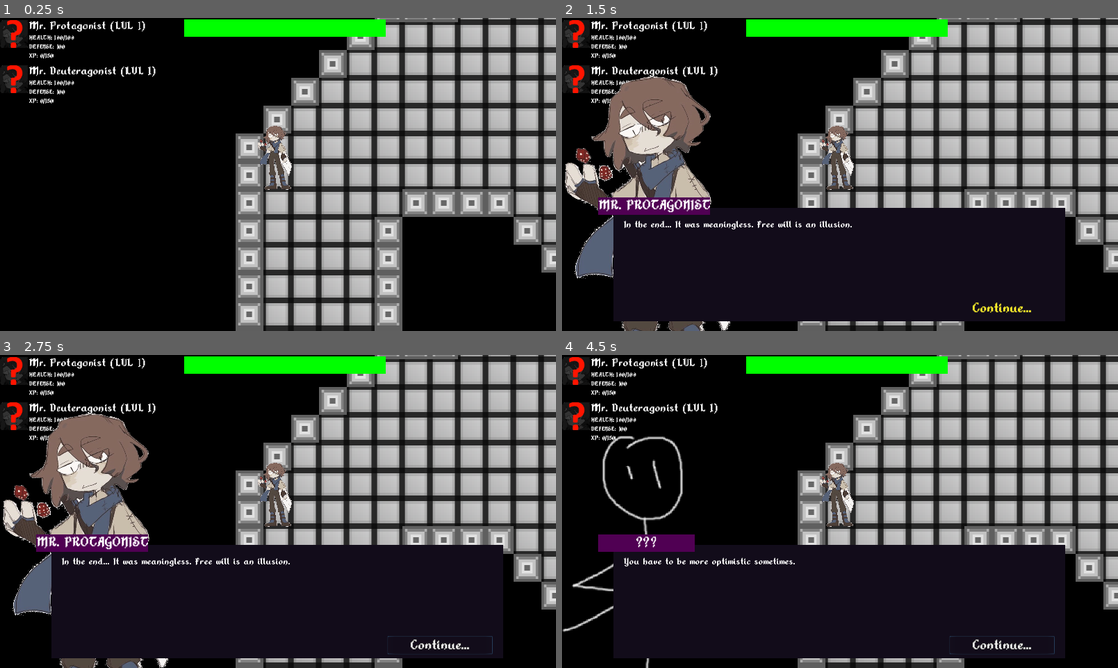
Above: before the commit, frames 1-4 (two rows, left to right).
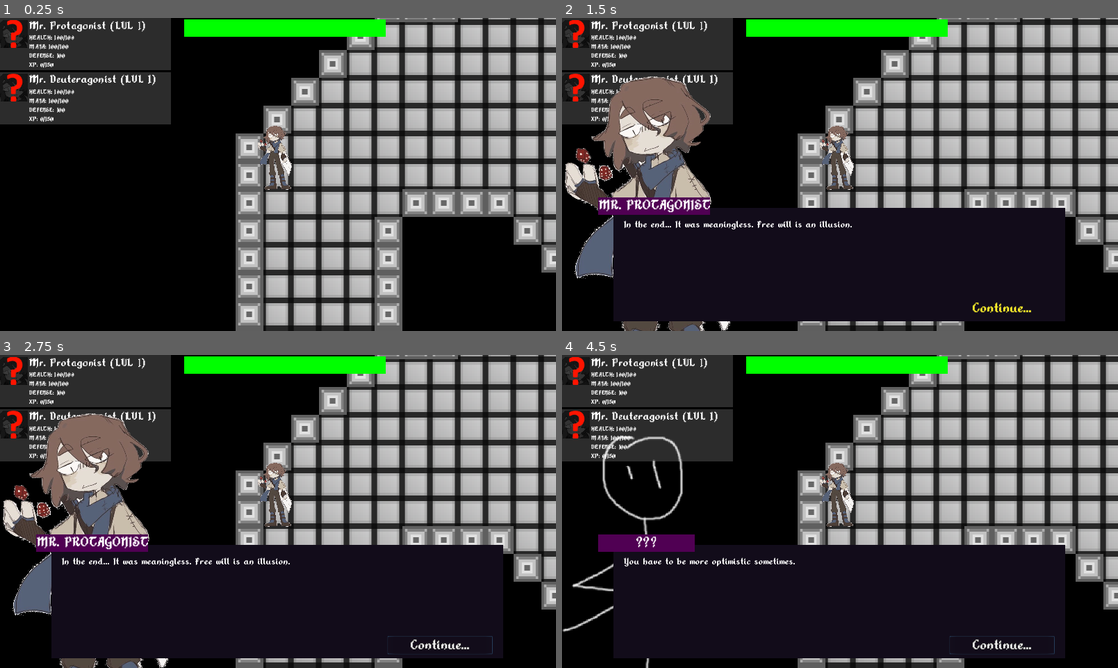
Above: after the commit, the same moments.

Repository: Xpost2000/G.G.D.C.-Team-Project
Game: Godot game, scene res://main_scene/MainGameScreen.tscn
The game is run twice, just before and just after one commit, with the same random seed, the same clock (stepped at 60 frames per second) and the same inputs.
Inputs (mouse positions are in pixels of both pictures, inside the frame that each line leads up to):
- Up to frame 1 (0.25 s): no input
- Up to frame 2 (1.5 s): tap Enter (game_interact_action) at 0.5, 0.6 s; move the mouse to (962, 158) at 0.52 s; hold Right (ui_right) 0.53-1.25 s; click (962, 158) at 0.67 s; click "Yep, for reals!" at 1.25 s
- Up to frame 3 (2.75 s): click "Continue..." at 2 s
- Up to frame 4 (4.5 s): click "Continue..." at 2.75 s; tap Space at 3.5 s; drag from (728, 527) to (840, 511) at 3.52 s; tap Enter (game_interact_action) at 4.25, 4.35 s; move the mouse to (895, 442) at 4.27 s; hold Right (ui_right) from 4.28 s (still down)

The runs differ from the first frame. In frame 1, 9.3% of the frame differs, in the area x 0-31%, y 0-34%; in frame 2, 7.1%; in frame 3, 7.1%; in frame 4, 9.2%.

Commit message:
reading mana stats now

Diff:
--- a/scratchboard/BattleScene.gd
+++ b/scratchboard/BattleScene.gd
@@ -10,6 +10,7 @@
 var party_on_the_right;
 
 const PartyMember = preload("res://game/PartyMember.gd");
+onready var party_member_card_prefab = preload("res://ui/PartyMemberCard.tscn");
 
 func _ready():
 	# stupid filler test data
--- a/ui/PartyMemberCard.gd
+++ b/ui/PartyMemberCard.gd
@@ -3,6 +3,7 @@
 onready var member_portrait = $CardLayout/Portrait;
 onready var member_name = $CardLayout/MemberInfo/MemberName;
 onready var member_stats_health_label = $CardLayout/MemberInfo/MemberStats/Health;
+onready var member_stats_mana_label = $CardLayout/MemberInfo/MemberStats/Mana;
 onready var member_stats_defense_label = $CardLayout/MemberInfo/MemberStats/Defense;
 onready var member_stats_experience_label = $CardLayout/MemberInfo/MemberStats/Experience;
 
@@ -16,5 +17,6 @@
 		member_name.text = reference_to_party_member.name + " (LVL " + str(reference_to_party_member.level) + ")";
 		member_portrait.texture = reference_to_party_member.party_icon;
 		member_stats_health_label.text = "HEALTH: " + str(reference_to_party_member.health) + "/" + str(reference_to_party_member.max_health);
+		member_stats_mana_label.text = "MANA: " + str(reference_to_party_member.mana_points) + "/" + str(reference_to_party_member.max_mana_points);
 		member_stats_defense_label.text = "DEFENSE: " + str(reference_to_party_member.defense);
 		member_stats_experience_label.text = "XP: " + str(reference_to_party_member.experience) + "/" + str(reference_to_party_member.experience_to_next);
--- a/ui/PartyMemberCard.tscn
+++ b/ui/PartyMemberCard.tscn
@@ -15,10 +15,10 @@
 default_font = SubResource( 2 )
 
 [node name="MemberCard" type="ColorRect"]
-margin_right = 303.0
-margin_bottom = 100.0
-rect_min_size = Vector2( 285, 100 )
-color = Color( 0, 0, 0, 1 )
+margin_right = 311.0
+margin_bottom = 120.0
+rect_min_size = Vector2( 285, 120 )
+color = Color( 0.176471, 0.176471, 0.176471, 1 )
 script = ExtResource( 3 )
 __meta__ = {
 "_edit_use_anchors_": false
@@ -27,14 +27,14 @@
 [node name="CardLayout" type="HBoxContainer" parent="."]
 margin_top = 4.0
 margin_right = 392.0
-margin_bottom = 132.0
+margin_bottom = 138.0
 __meta__ = {
 "_edit_use_anchors_": false
 }
 
 [node name="Portrait" type="TextureRect" parent="CardLayout"]
 margin_right = 64.0
-margin_bottom = 128.0
+margin_bottom = 134.0
 texture = ExtResource( 1 )
 stretch_mode = 3
 __meta__ = {
@@ -44,7 +44,7 @@
 [node name="MemberInfo" type="VBoxContainer" parent="CardLayout"]
 margin_left = 68.0
 margin_right = 286.0
-margin_bottom = 128.0
+margin_bottom = 134.0
 __meta__ = {
 "_edit_use_anchors_": false
 }
@@ -61,7 +61,7 @@
 [node name="MemberStats" type="VBoxContainer" parent="CardLayout/MemberInfo"]
 margin_top = 35.0
 margin_right = 218.0
-margin_bottom = 91.0
+margin_bottom = 111.0
 theme = SubResource( 3 )
 __meta__ = {
 "_edit_use_anchors_": false
@@ -72,14 +72,20 @@
 margin_bottom = 16.0
 text = "HEALTH: 100/100"
 
-[node name="Defense" type="Label" parent="CardLayout/MemberInfo/MemberStats"]
+[node name="Mana" type="Label" parent="CardLayout/MemberInfo/MemberStats"]
 margin_top = 20.0
 margin_right = 218.0
 margin_bottom = 36.0
+text = "MANA: 100/100"
+
+[node name="Defense" type="Label" parent="CardLayout/MemberInfo/MemberStats"]
+margin_top = 40.0
+margin_right = 218.0
+margin_bottom = 56.0
 text = "DEFENSE: 100/100"
 
 [node name="Experience" type="Label" parent="CardLayout/MemberInfo/MemberStats"]
-margin_top = 40.0
+margin_top = 60.0
 margin_right = 218.0
-margin_bottom = 56.0
+margin_bottom = 76.0
 text = "XP TO NEXT: 0/1000"
--- a/ui/UILayer.tscn
+++ b/ui/UILayer.tscn
@@ -11,8 +11,8 @@
 script = ExtResource( 3 )
 
 [node name="PartyMemberInformation" type="VBoxContainer" parent="."]
-margin_right = 303.0
-margin_bottom = 599.0
+margin_right = 394.0
+margin_bottom = 752.0
 script = ExtResource( 2 )
 __meta__ = {
 "_edit_group_": true,
